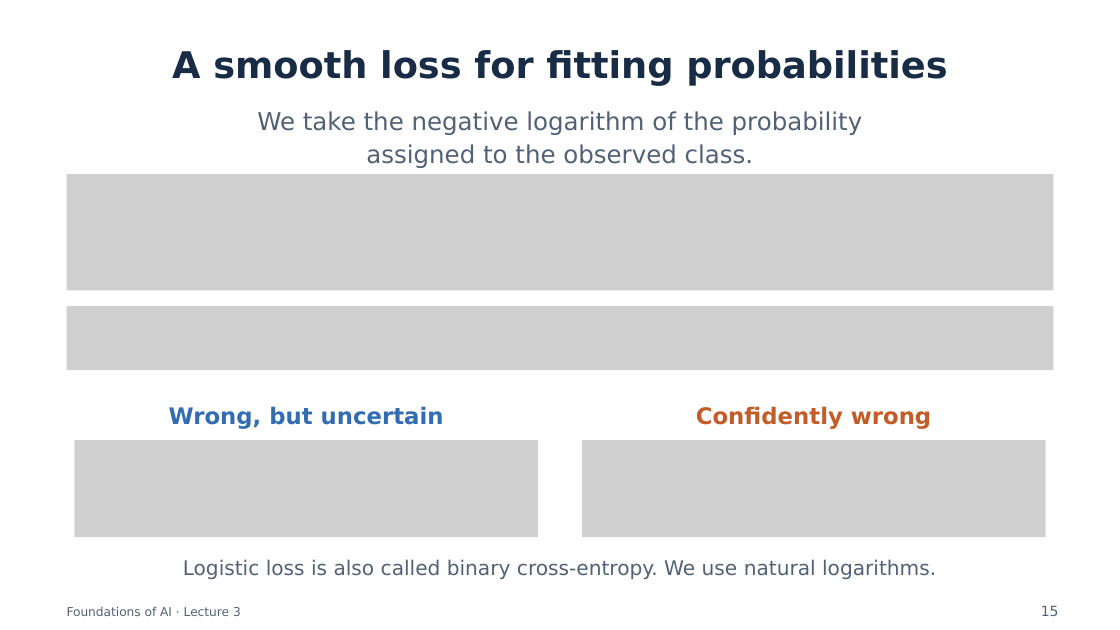
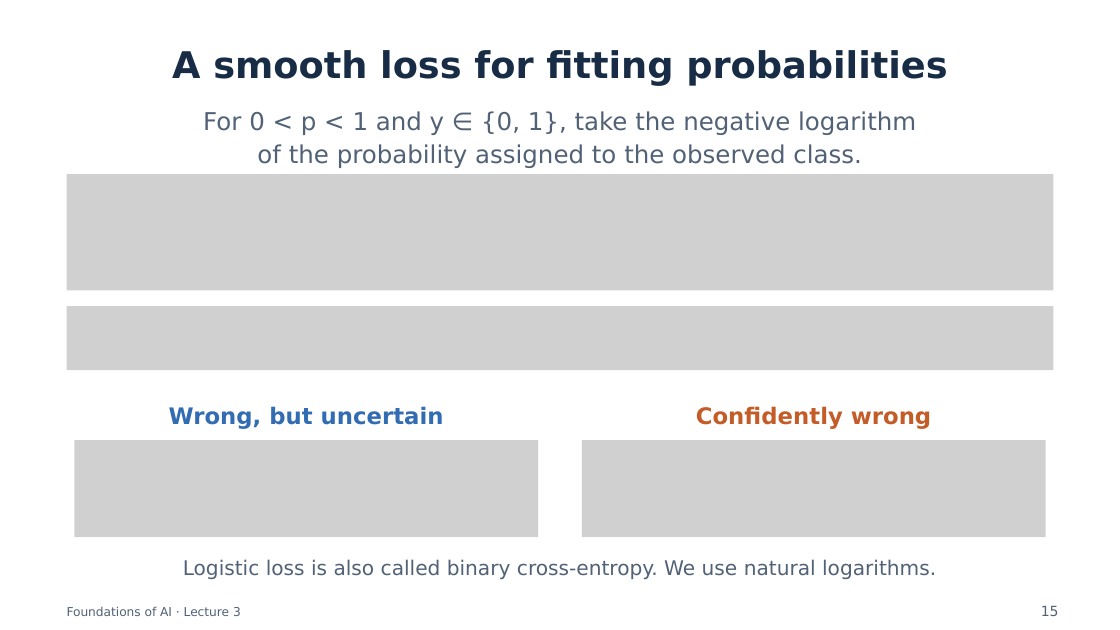
Before and after one commit to semtm0051/2026_27, a slide deck: slide 15 of Week_03/Slides/Week_03 - Slides.pptx. Drawn at 1120x630 pixels with LibreOffice and Linux fonts; fonts in the diff are those of the drawing; grey boxes stand for pictures. Boxes give left, top, right and bottom in pixels: in the first picture for what was removed or moved away, otherwise in the second. Text is boxed around its words. In the diff, an @@ line names an element or a change of style, - is before the commit and + after.

Commit message:
Clarify Week 3 notation and classification exercises
Make the multiclass probability model explicit in the classifier and add a tied-maximum exercise. Align slides with the parameter-objective notation, clarify logistic-regression optimisation and class indexing, and repair the dataset link in both presentation formats.

```diff
--- a/Week_03/Slides/Week_03 - Slides.pptx
+++ b/Week_03/Slides/Week_03 - Slides.pptx
@@ text at <box>203,111,916,168</box>: text changed @@
-We take the negative logarithm of the probability
-assigned to the observed class.
+For 0 < p < 1 and y ∈ {0, 1}, take the negative logarithm
+of the probability assigned to the observed class.
```
Also in this commit, not shown: 26 other slides changed, 1 slide added, 2 other files.
